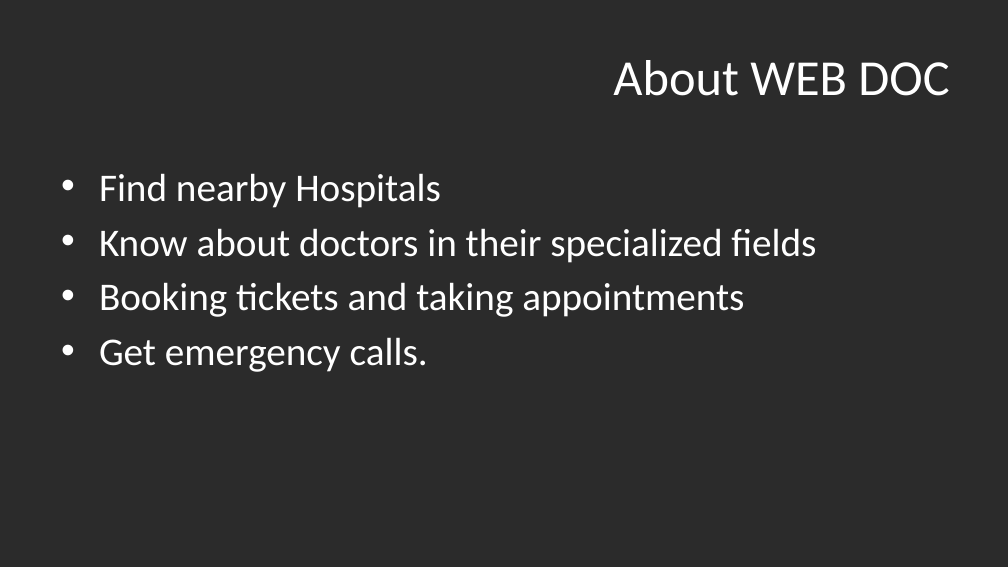
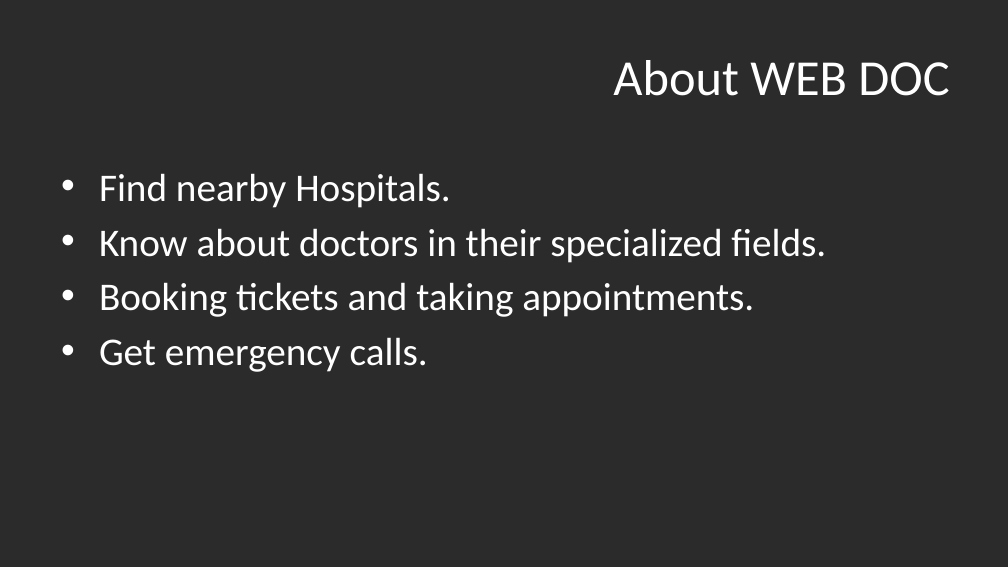
Before and after one commit to Sumir101/-asianhack2019_Boom, a slide deck: slide 2 of 160777-doctor-template-16x9.pptx. Drawn at 1008x567 pixels with LibreOffice and Linux fonts; fonts in the diff are those of the drawing; background and template pictures are left out; a plain dark background stands for a picture behind light text. Boxes give left, top, right and bottom in pixels: in the first picture for what was removed or moved away, otherwise in the second. Text is boxed around its words. In the diff, an @@ line names an element or a change of style, - is before the commit and + after.

```diff
--- a/160777-doctor-template-16x9.pptx
+++ b/160777-doctor-template-16x9.pptx
@@ text at (99,173,826,317): text changed @@
-• Find nearby Hospitals
-• Know about doctors in their specialized fields
-• Booking tickets and taking appointments
+• Find nearby Hospitals.
+• Know about doctors in their specialized fields.
+• Booking tickets and taking appointments.
```
Also in this commit, not shown: 1 other slide changed, 1 other file.
